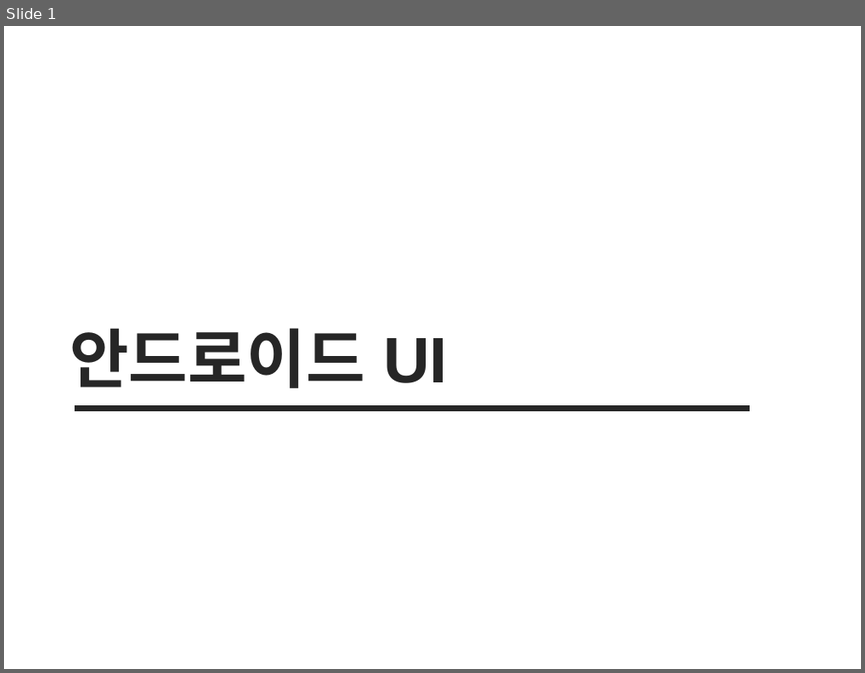
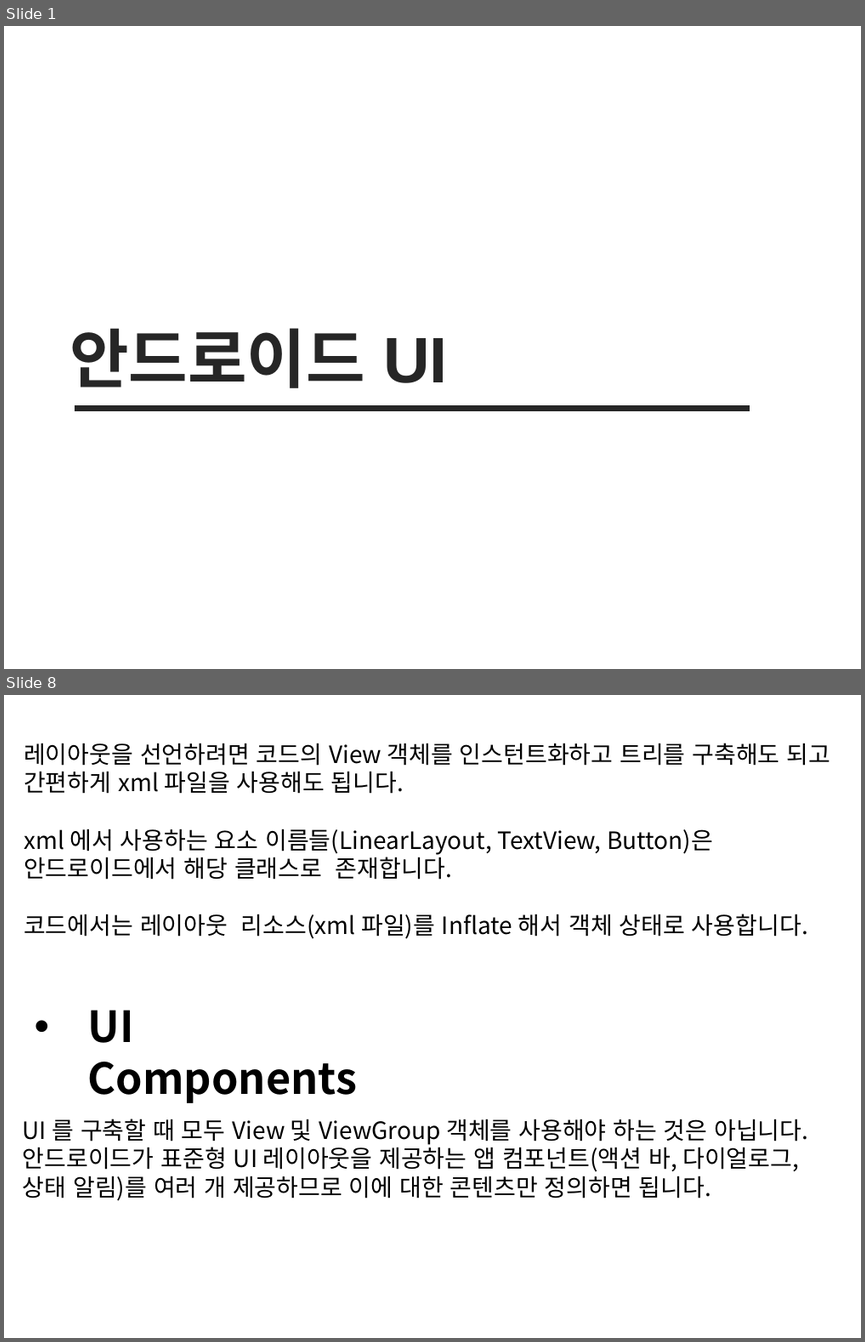
Before and after one commit to sc545/Beacon, a slide deck: 안드로이드 UI.pptx. Shown one above the other, each under a label of ours: slide 1 before the commit, slides 1 and 8 after it; the slides between them are not shown. The pictures are 865x673 and 865x1342 pixels, drawn with LibreOffice and Linux fonts; fonts in the diff are those of the drawing. Boxes give left, top, right and bottom in pixels: in the first picture for what was removed or moved away, otherwise in the second. Text is boxed around its words. In the diff, an @@ line names an element or a change of style, - is before the commit and + after.

```diff
--- a/안드로이드 UI.pptx
+++ b/안드로이드 UI.pptx
@@ slide 8 added at (4, 695, 861, 1338), background #FFFFFF @@
@@ text added at (24, 743, 831, 939), 20 pt, text #000000 @@
+레이아웃을 선언하려면 코드의 View 객체를 인스턴트화하고 트리를 구축해도 되고 간편하게 xml 파일을 사용해도 됩니다.
+xml 에서 사용하는 요소 이름들(LinearLayout, TextView, Button)은 안드로이드에서 해당 클래스로 존재합니다.
+코드에서는 레이아웃 리소스(xml 파일)를 Inflate 해서 객체 상태로 사용합니다.
@@ text added at (88, 1009, 358, 1103), 36 pt, text #000000, bold @@
+• UI Components
@@ text added at (23, 1118, 808, 1201), 20 pt, text #000000 @@
+UI 를 구축할 때 모두 View 및 ViewGroup 객체를 사용해야 하는 것은 아닙니다. 안드로이드가 표준형 UI 레이아웃을 제공하는 앱 컴포넌트(액션 바, 다이얼로그, 상태 알림)를 여러 개 제공하므로 이에 대한 콘텐츠만 정의하면 됩니다.
```
Also in this commit, not shown: 18 other slides added, 15 slides removed, 1 other file.
